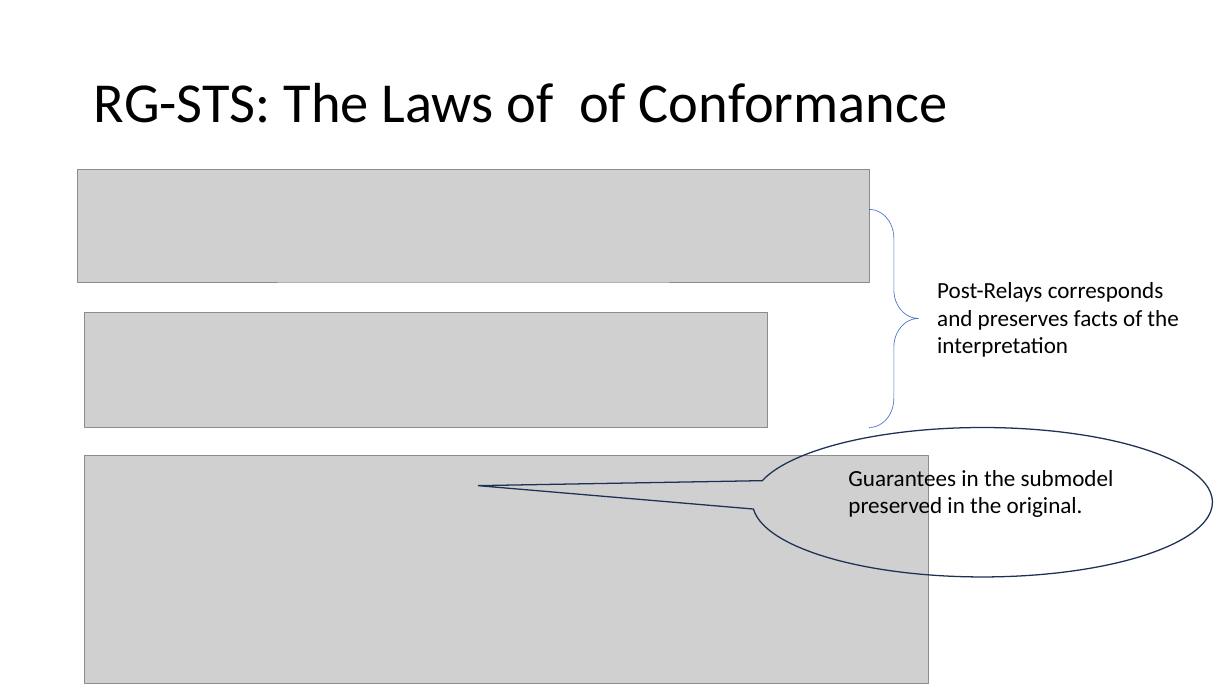
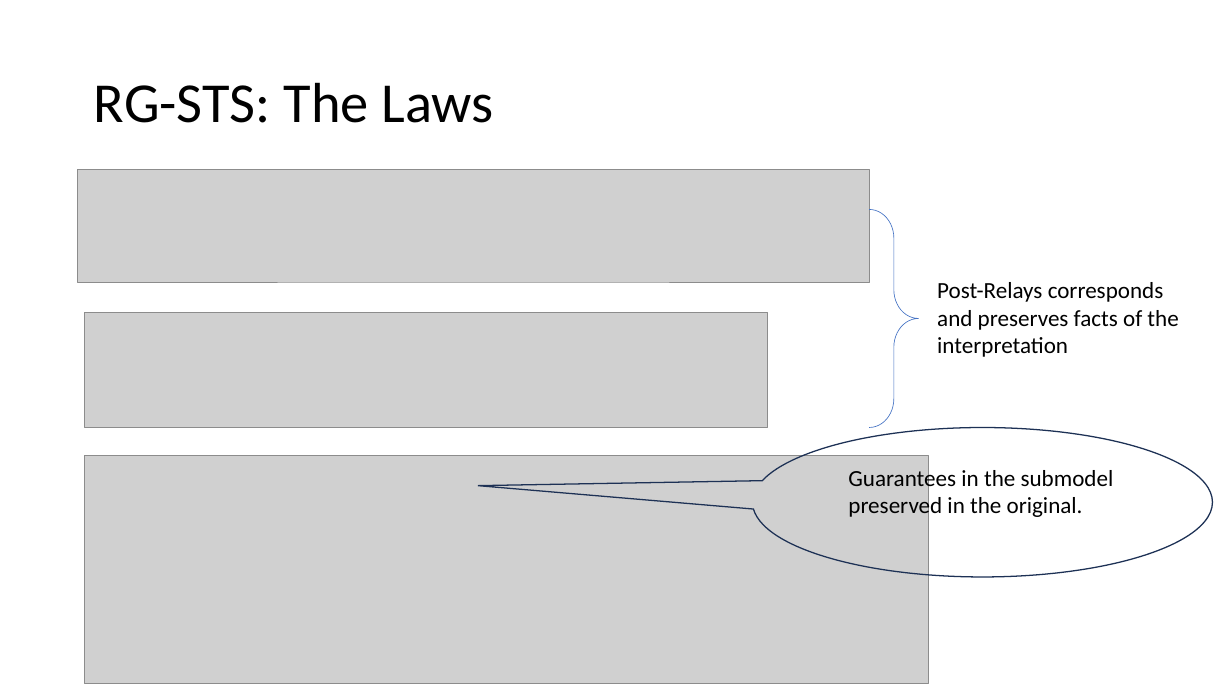
Before and after one commit to Contingent-Systems/modal_abstractions_presentations, a slide deck: slide 40 of thesis_proposal/proposal.pptx (slide 39 before the commit). Drawn at 1232x693 pixels with LibreOffice and Linux fonts; fonts in the diff are those of the drawing; grey boxes stand for pictures. Boxes give left, top, right and bottom in pixels: in the first picture for what was removed or moved away, otherwise in the second. Text is boxed around its words. In the diff, an @@ line names an element or a change of style, - is before the commit and + after.

```diff
--- a/thesis_proposal/proposal.pptx
+++ b/thesis_proposal/proposal.pptx
@@ title at (x1=94, y1=82, x2=494, y2=123): text changed @@
-RG-STS: The Laws of of Conformance
+RG-STS: The Laws
```
Also in this commit, not shown: 9 other slides changed, 1 slide added.
